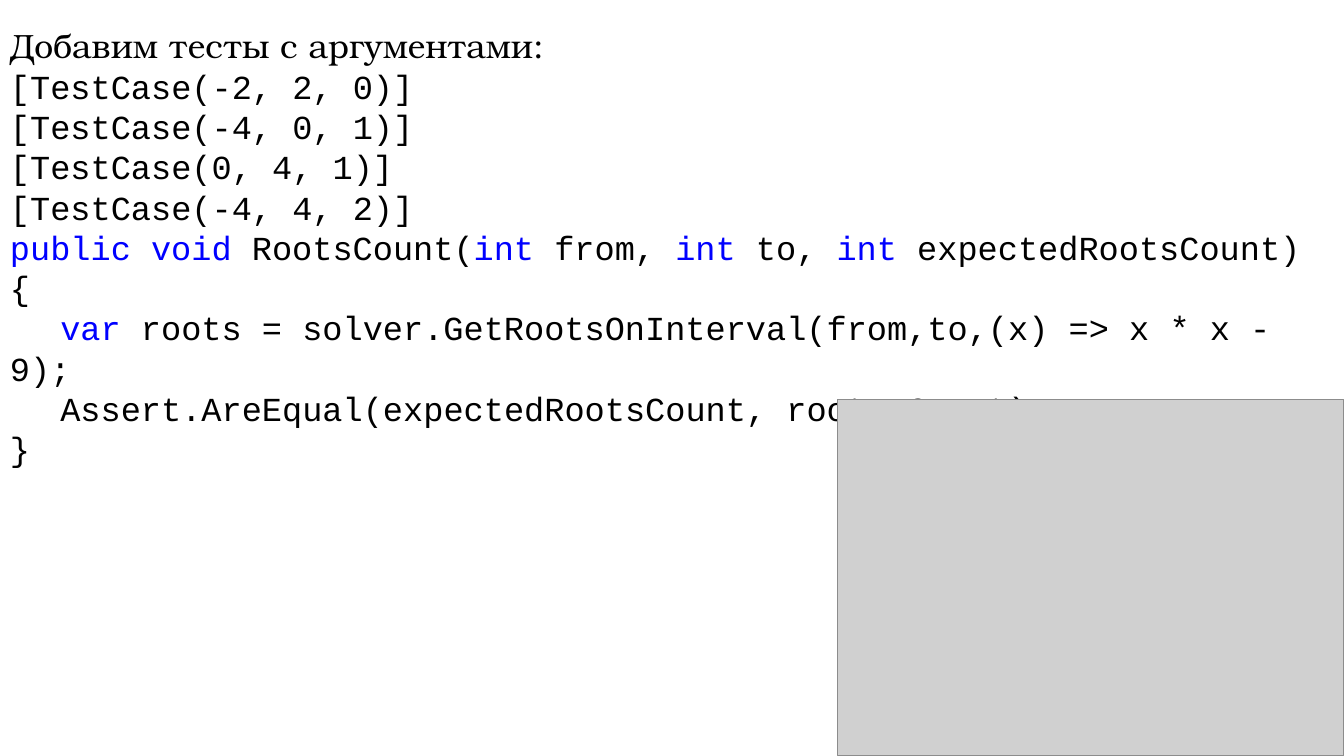
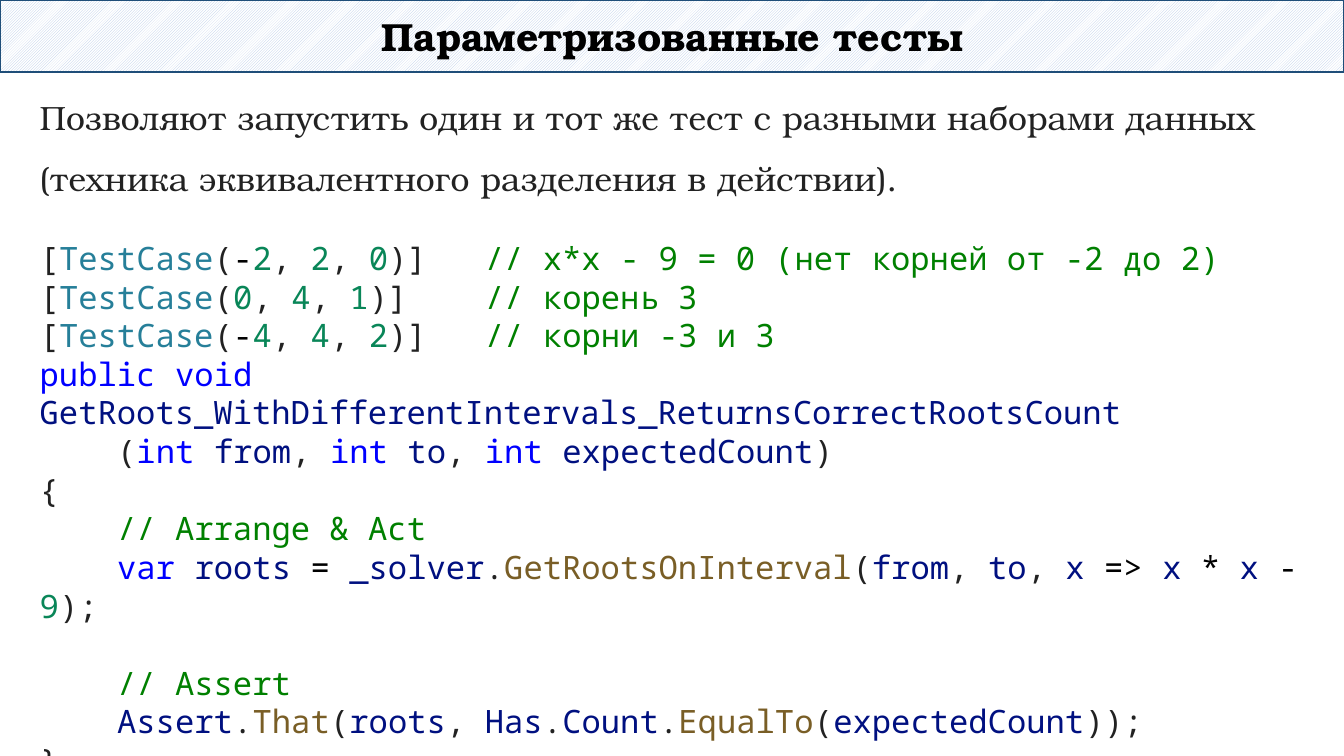
Before and after one commit to DaniilKlyukin/OOP-4, a slide deck: slide 17 of Лекции/ООП 1 лек 3.pptx (slide 23 before the commit). Drawn at 1344x756 pixels with LibreOffice and Linux fonts; fonts in the diff are those of the drawing; grey boxes stand for pictures. Boxes give left, top, right and bottom in pixels: in the first picture for what was removed or moved away, otherwise in the second. Text is boxed around its words. In the diff, an @@ line names an element or a change of style, - is before the commit and + after.

```diff
--- a/Лекции/ООП 1 лек 3.pptx
+++ b/Лекции/ООП 1 лек 3.pptx
@@ rectangle added at [0,0,1344,73], fill pattern #B4C7E7 on #FFFFFF, outline #1F4E79 1.25 pt, 28 pt, text #000000, bold @@
+Параметризованные тесты
@@ text "Позволяют запустить один и тот ...": place and size @@
-text "Позволяют запустить один и тот ..." at [10,33,1300,431]
+text "Позволяют запустить один и тот ..." at [40,105,1259,696]
@@ text "Позволяют запустить один и тот ..." at [40,105,1259,696]: size 24 to 23 pt, font Courier New to Noto Sans Mono, text colour #000000 to #222222 in "{", "}" @@
@@ text at [40,105,1255,471]: text changed; size 24 to 23 pt; font Courier New to Noto Sans Mono; text colour #000000 to #222222 @@
-Добавим тесты с аргументами:
-[TestCase(-2, 2, 0)]
-[TestCase(-4, 0, 1)]
-[TestCase(0, 4, 1)]
-[TestCase(-4, 4, 2)]
-public void RootsCount(int from, int to, int expectedRootsCount)
+Позволяют запустить один и тот же тест с разными наборами данных (техника эквивалентного разделения в действии).
+[TestCase(-2, 2, 0)] // x*x - 9 = 0 (нет корней от -2 до 2)
+[TestCase(0, 4, 1)] // корень 3
+[TestCase(-4, 4, 2)] // корни -3 и 3
+public void GetRoots_WithDifferentIntervals_ReturnsCorrectRootsCount
+(int from, int to, int expectedCount)
@@ picture removed at [838,399,1344,756] @@
@@ text at [40,517,1259,696]: text changed; size 24 to 23 pt; font Courier New to Noto Sans Mono; text colour #000000 to #001080 @@
-var roots = solver.GetRootsOnInterval(from,to,(x) => x * x - 9);
-Assert.AreEqual(expectedRootsCount, roots.Count);
+// Arrange & Act
+var roots = _solver.GetRootsOnInterval(from, to, x => x * x - 9);
+// Assert
+Assert.That(roots, Has.Count.EqualTo(expectedCount));
```
Also in this commit, not shown: 5 other slides changed, 30 slides added, 15 slides removed.
